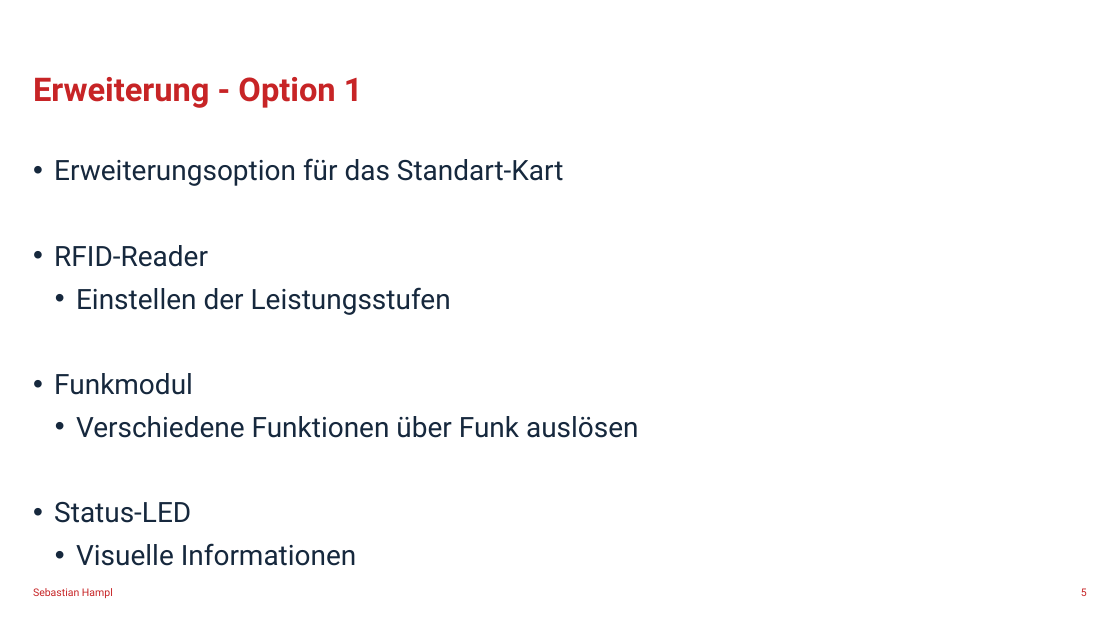
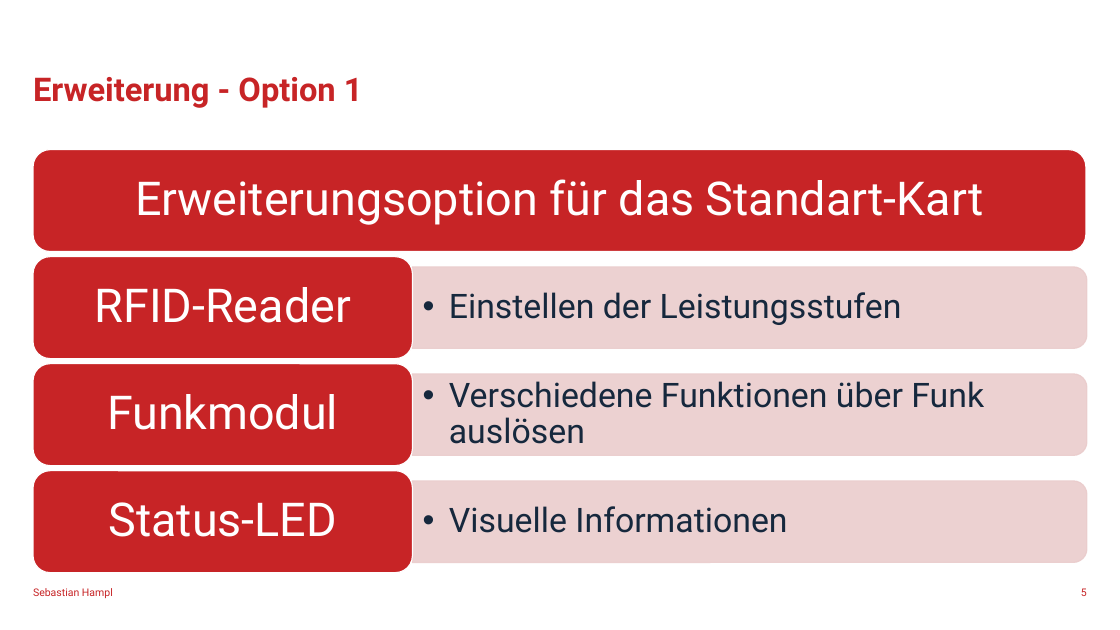
Before and after one commit to SebastianHampl18/Bachelorarbeit, a slide deck: slide 5 of Abschlussvortrag/Abschluss Sebastian Hampl.pptx. Drawn at 1120x630 pixels with LibreOffice and Linux fonts; fonts in the diff are those of the drawing; background and template pictures are left out. Boxes give left, top, right and bottom in pixels: in the first picture for what was removed or moved away, otherwise in the second. Text is boxed around its words. In the diff, an @@ line names an element or a change of style, - is before the commit and + after.

```diff
--- a/Abschlussvortrag/Abschluss Sebastian Hampl.pptx
+++ b/Abschlussvortrag/Abschluss Sebastian Hampl.pptx
@@ text removed at bbox=[54, 158, 639, 566] @@
-• Erweiterungsoption für das Standart-Kart
-• RFID-Reader
-  • Einstellen der Leistungsstufen
-• Funkmodul
-  • Verschiedene Funktionen über Funk auslösen
-• Status-LED
-  • Visuelle Informationen
@@ group added at bbox=[33, 150, 1087, 572]: 7 texts, 4 rounded rectangles, 3 round same rects @@
+Erweiterungsoption für das Standart-Kart
+  • Einstellen der Leistungsstufen
+RFID-Reader
+  • Verschiedene Funktionen über Funk auslösen
+Funkmodul
+  • Visuelle Informationen
+Status-LED
```
Also in this commit, not shown: 12 other slides changed, 22 slides added, 4 slides removed, 15 other files.
